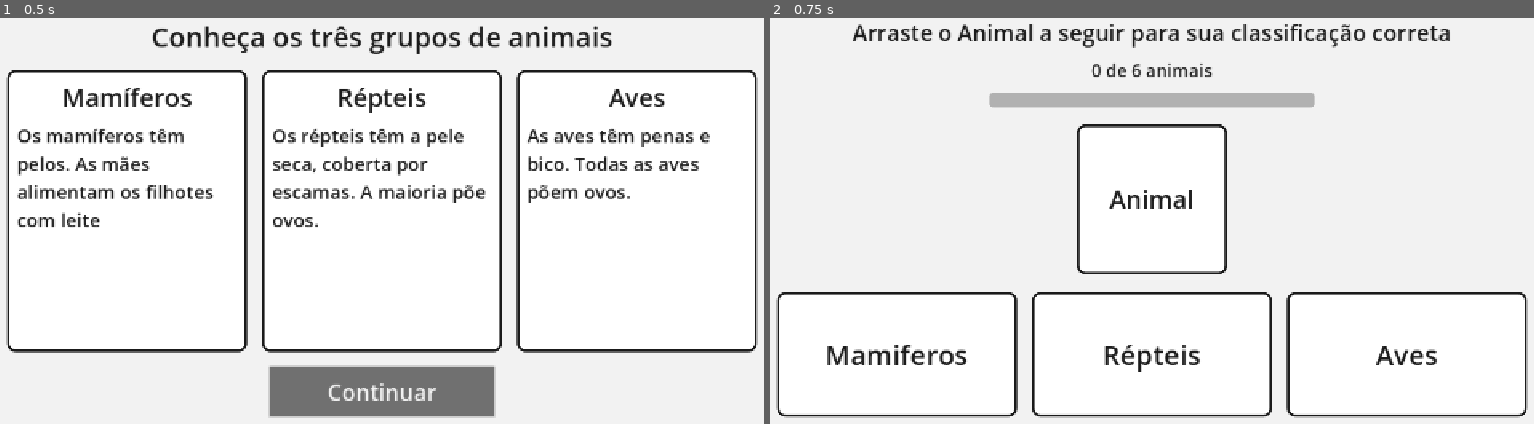
Above: before the commit, frames 1-2 (left to right).
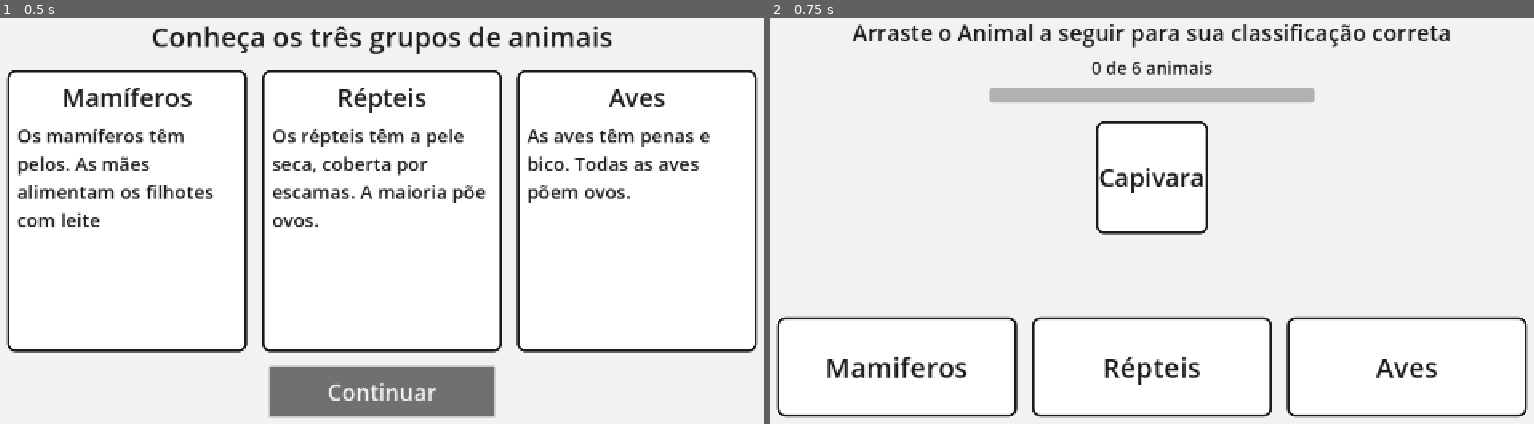
Above: after the commit, the same moments.

Repository: ElTonio313/ProjetoEngSoftUTFPR2026
Game: Godot game, scene res://scenes/phase2/Phase2.tscn
The game is run twice, just before and just after one commit, with the same random seed, the same clock (stepped at 60 frames per second) and the same inputs. This scene is started directly instead of the project's main scene.
Inputs:
- Up to frame 1 (0.5 s): no input
- Up to frame 2 (0.75 s): click "Continuar" at 0.5 s

Frame 1 is identical in both runs. In frame 2, 6.3% of the frame differs, in the area x 0-100%, y 10-91%.

Commit message:
Fase 2: liga a lógica a tela, e feedback de erro ou acerto

Diff:
--- a/scenes/phase2/Phase2.tscn
+++ b/scenes/phase2/Phase2.tscn
@@ -83,7 +83,7 @@
 
 [node name="MainColumn" type="VBoxContainer" parent="MarginContainer" unique_id=1228698713]
 layout_mode = 2
-theme_override_constants/separation = 16
+theme_override_constants/separation = 12
 
 [node name="InstructionLabel" type="Label" parent="MarginContainer/MainColumn" unique_id=1032534349]
 layout_mode = 2
@@ -113,7 +113,8 @@
 size_flags_vertical = 3
 
 [node name="AnimalCard" type="PanelContainer" parent="MarginContainer/MainColumn/AnimalArea" unique_id=2072708005]
-custom_minimum_size = Vector2(240, 240)
+unique_name_in_owner = true
+custom_minimum_size = Vector2(180, 180)
 layout_mode = 2
 mouse_default_cursor_shape = 2
 theme_override_styles/panel = SubResource("StyleBoxFlat_3ydn5")
@@ -126,13 +127,22 @@
 text = "Animal"
 horizontal_alignment = 1
 
+[node name="FeedbackLabel" type="Label" parent="MarginContainer/MainColumn" unique_id=564995622]
+unique_name_in_owner = true
+custom_minimum_size = Vector2(0, 90)
+layout_mode = 2
+theme_override_colors/font_color = Color(0.101960786, 0.101960786, 0.101960786, 1)
+theme_override_font_sizes/font_size = 36
+horizontal_alignment = 1
+autowrap_mode = 3
+
 [node name="ZonesRow" type="HBoxContainer" parent="MarginContainer/MainColumn" unique_id=714026897]
 layout_mode = 2
 theme_override_constants/separation = 24
 
 [node name="MammalsZone" type="PanelContainer" parent="MarginContainer/MainColumn/ZonesRow" unique_id=1495159700]
 unique_name_in_owner = true
-custom_minimum_size = Vector2(0, 200)
+custom_minimum_size = Vector2(0, 160)
 layout_mode = 2
 size_flags_horizontal = 3
 theme_override_styles/panel = SubResource("StyleBoxFlat_byssr")
@@ -148,7 +158,7 @@
 
 [node name="ReptilesZone" type="PanelContainer" parent="MarginContainer/MainColumn/ZonesRow" unique_id=1658327907]
 unique_name_in_owner = true
-custom_minimum_size = Vector2(0, 200)
+custom_minimum_size = Vector2(0, 160)
 layout_mode = 2
 size_flags_horizontal = 3
 theme_override_styles/panel = SubResource("StyleBoxFlat_byssr")
@@ -164,7 +174,7 @@
 
 [node name="BirdsZone" type="PanelContainer" parent="MarginContainer/MainColumn/ZonesRow" unique_id=2101423748]
 unique_name_in_owner = true
-custom_minimum_size = Vector2(0, 200)
+custom_minimum_size = Vector2(0, 160)
 layout_mode = 2
 size_flags_horizontal = 3
 theme_override_styles/panel = SubResource("StyleBoxFlat_byssr")
--- a/scenes/phase2/animal_card.gd
+++ b/scenes/phase2/animal_card.gd
@@ -1,8 +1,16 @@
+class_name AnimalCard
 extends PanelContainer
 
+var can_drag: bool = true
 @onready var name_label: Label = $NameLabel
 
+func set_animal_name(value: String) -> void:
+	name_label.text = value
+
 func _get_drag_data(_at_position: Vector2) -> Variant:
+	if not can_drag:
+		return null
+
 	# Cópia visual que acompanha o cursor durante o arraste.
 	var preview := duplicate() as Control
 	preview.size = size
--- a/scenes/phase2/phase_2.gd
+++ b/scenes/phase2/phase_2.gd
@@ -1,21 +1,74 @@
 extends Control
 
+const COLOR_RIGHT := Color(0.1, 0.5, 0.2)
+const COLOR_WRONG := Color(0.6901961, 0, 0.1254902)  # mesmos tons do quiz da Fase 1
 
 @onready var intro_panel: Control = %IntroPanel
 @onready var continue_button: Button = %ContinueButton
+@onready var animal_card: AnimalCard = %AnimalCard
+@onready var feedback_label: Label = %FeedbackLabel
 @onready var mammals_zone: DropZone = %MammalsZone
 @onready var reptiles_zone: DropZone = %ReptilesZone
 @onready var birds_zone: DropZone = %BirdsZone
 
+var manager := ClassificationManager.new()
+var _feedback_tween: Tween
+
+
 func _ready() -> void:
+	manager.name = "ClassificationManager"
+	add_child(manager)
+	manager.exercise_ready.connect(_on_exercise_ready)
+	manager.answer_checked.connect(_on_answer_checked)
+
+	for zone in [mammals_zone, reptiles_zone, birds_zone]:
+		zone.animal_dropped.connect(_on_animal_dropped)
+
+	feedback_label.text = ""
 	intro_panel.show()
 	continue_button.grab_focus()
-	for zone in [mammals_zone, reptiles_zone, birds_zone]:
-		zone.animal_dropped.connect(_on_animal_dropped)
+
+	# Prepara a fase (carrega os animais). O cronômetro NÃO começa aqui.
+	if not manager.start_phase():
+		continue_button.disabled = true
+		continue_button.text = "Não foi possível carregar os animais"
 
 
 func _on_continue_button_pressed() -> void:
 	intro_panel.hide()
+	manager.next_exercise()  # apresenta o 1º animal e inicia o cronômetro dele
+
+
+func _on_exercise_ready(animal: Animal, _number: int, _total: int) -> void:
+	animal_card.set_animal_name(animal.display_name)
+	_set_animal_draggable(true)
+	feedback_label.text = ""
+
 
 func _on_animal_dropped(category: String) -> void:
-	print("Solto em: ", category)
+	manager.submit_answer(category)
+
+
+func _on_answer_checked(is_correct: bool, hint: String) -> void:
+	if is_correct:
+		_show_feedback("✔ Acertou! Muito bem!", COLOR_RIGHT)
+		_set_animal_draggable(false)
+	else:
+		_show_feedback("✘ Não foi dessa vez. Tente de novo.\nDica: " + hint, COLOR_WRONG)
+
+
+func _show_feedback(text: String, color: Color) -> void:
+	feedback_label.text = text
+	feedback_label.add_theme_color_override("font_color", color)
+	# O fade faz a mensagem "reaparecer" a cada tentativa, mesmo que o texto seja igual.
+	if _feedback_tween != null:
+		_feedback_tween.kill()
+	feedback_label.modulate.a = 0.0
+	_feedback_tween = create_tween()
+	_feedback_tween.tween_property(feedback_label, "modulate:a", 1.0, 0.25)
+
+
+func _set_animal_draggable(value: bool) -> void:
+	animal_card.can_drag = value
+	animal_card.mouse_default_cursor_shape = \
+		Control.CURSOR_POINTING_HAND if value else Control.CURSOR_ARROW
